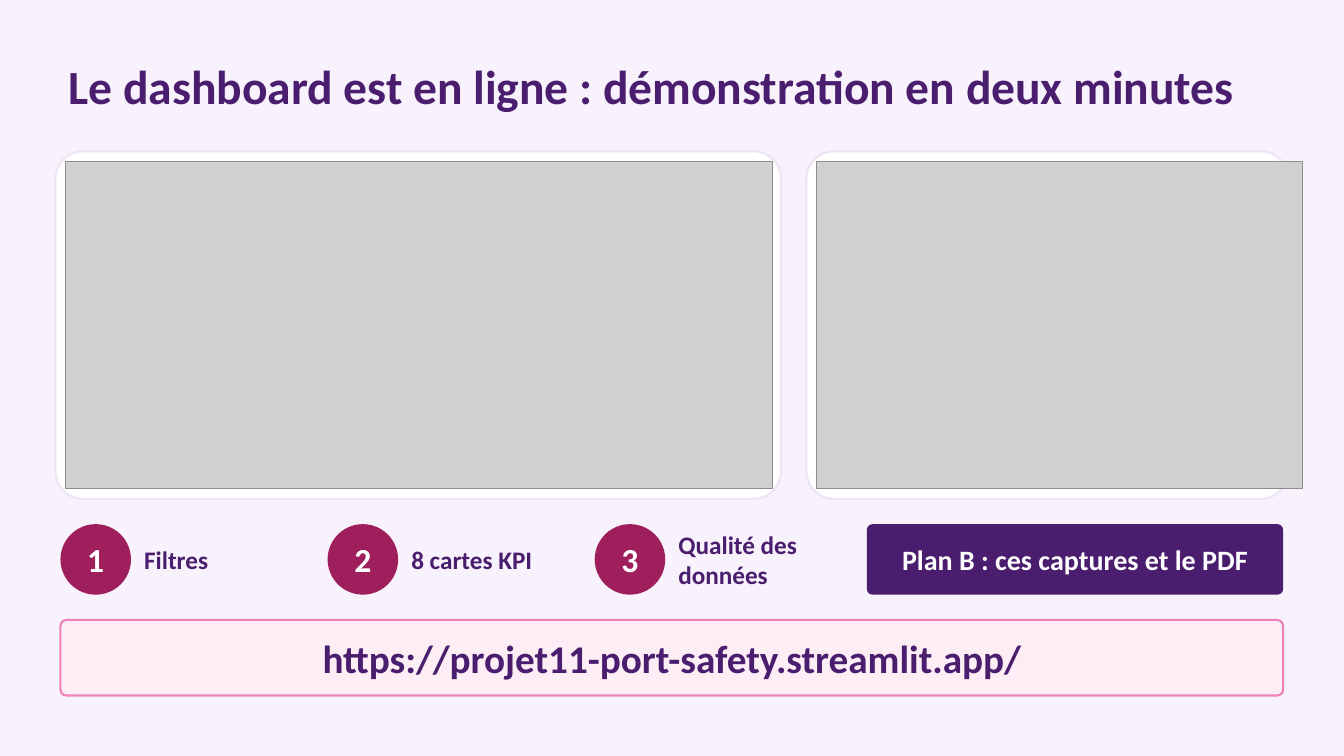
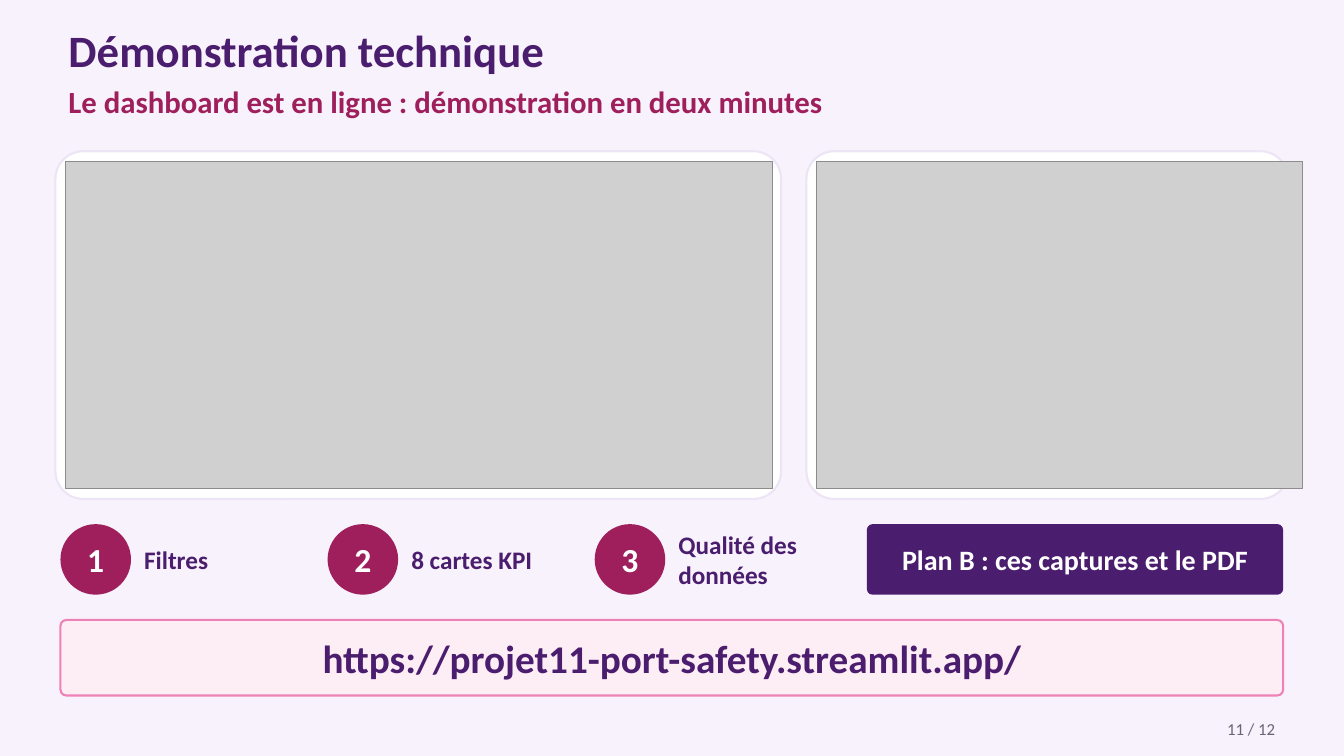
Before and after one commit to fatouu50/Port-Safety-Incident-Analytics-M2-IAMD-Gestion-des-Donn-es-Massives-, a slide deck: slide 11 of 09_PRESENTATION/presentation_projet11.pptx. Drawn at 1344x756 pixels with LibreOffice and Linux fonts; fonts in the diff are those of the drawing; grey boxes stand for pictures. Boxes give left, top, right and bottom in pixels: in the first picture for what was removed or moved away, otherwise in the second. Text is boxed around its words. In the diff, an @@ line names an element or a change of style, - is before the commit and + after.

```diff
--- a/09_PRESENTATION/presentation_projet11.pptx
+++ b/09_PRESENTATION/presentation_projet11.pptx
@@ text added at <box>68,35,544,74</box>, 32 pt, text #4A1D6E, bold @@
+Démonstration technique
@@ text "Le dashboard est en ligne ...": place and size @@
-text "Le dashboard est en ligne ..." at <box>68,70,1234,112</box>
+text "Le dashboard est en ligne ..." at <box>68,91,823,119</box>
@@ text "Le dashboard est en ligne ..." at <box>68,91,823,119</box>: size 34 to 22 pt, text colour #4A1D6E to #9E1F5C @@
@@ text added at <box>1227,724,1275,735</box>, 12 pt, text #6B6375 @@
+11 / 12
```
Also in this commit, not shown: 10 other slides changed, 2 other files.
